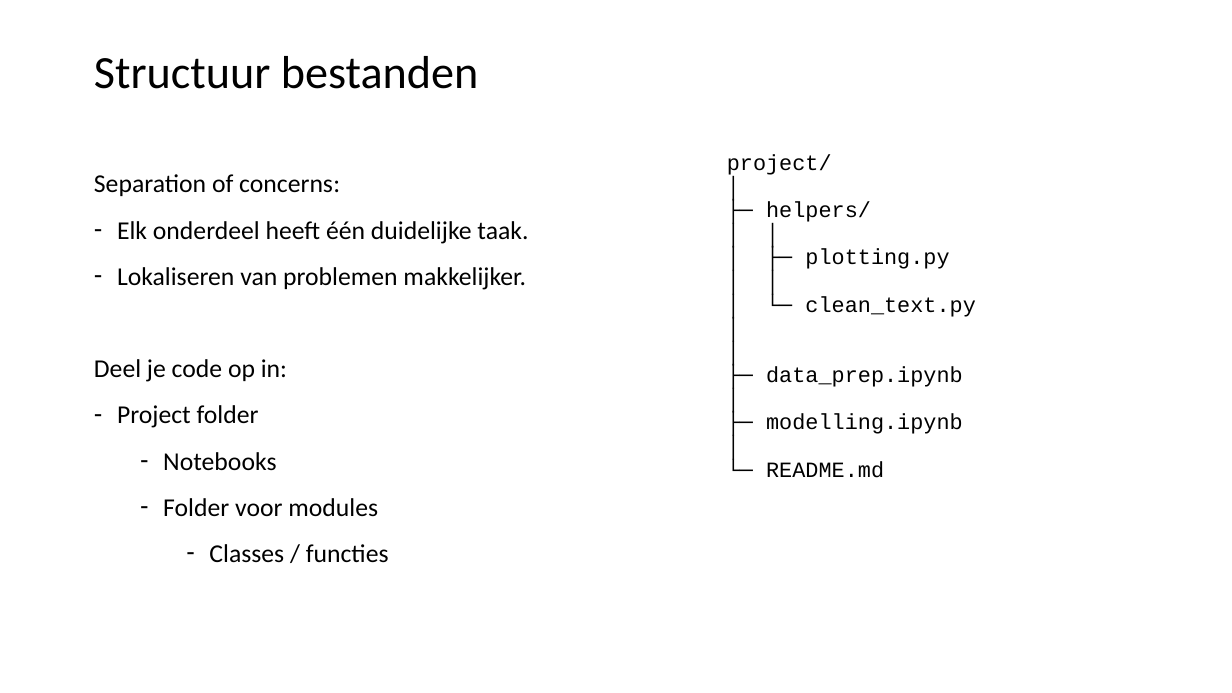
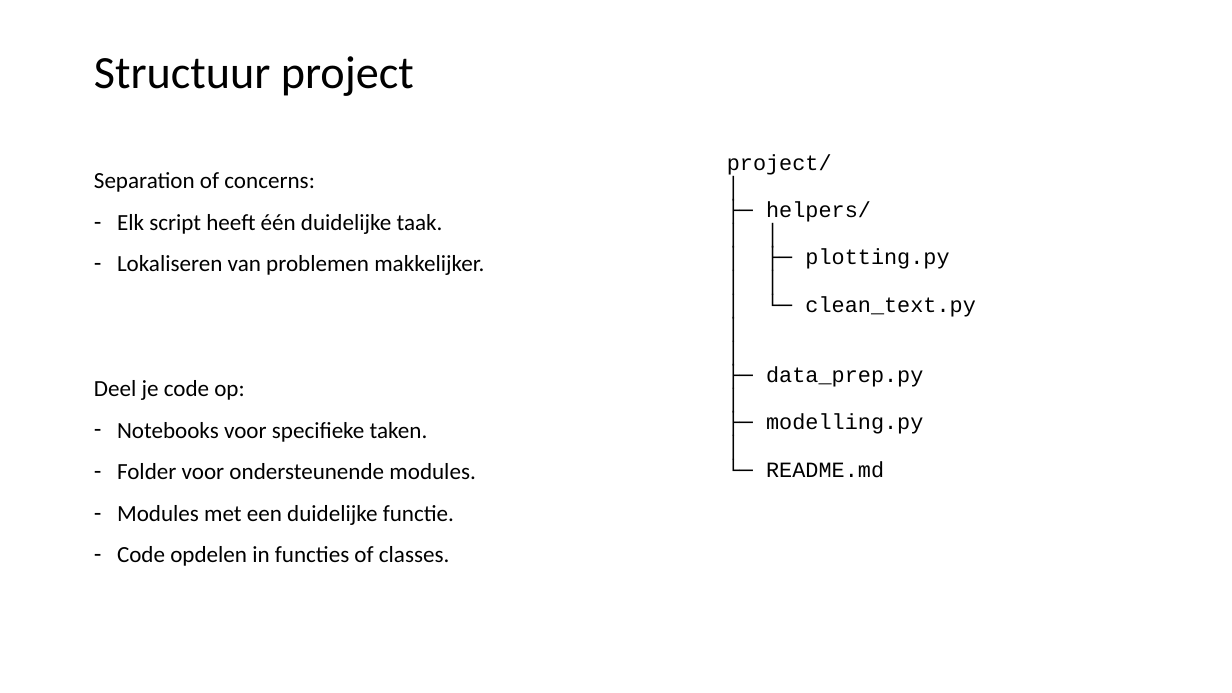
Before and after one commit to LFKoning/knowledge-sharing, a slide deck: slide 11 of python_course_4p/3_production_code/3_production_code.pptx (slide 12 before the commit). Drawn at 1232x693 pixels with LibreOffice and Linux fonts; fonts in the diff are those of the drawing. Boxes give left, top, right and bottom in pixels: in the first picture for what was removed or moved away, otherwise in the second. Text is boxed around its words. In the diff, an @@ line names an element or a change of style, - is before the commit and + after.

```diff
--- a/python_course_4p/3_production_code/3_production_code.pptx
+++ b/python_course_4p/3_production_code/3_production_code.pptx
@@ title at (94, 56, 414, 96): text changed @@
-Structuur bestanden
+Structuur project
@@ text at (94, 172, 484, 275): size 20 to 18 pt in "Separation of concerns:", "Lokaliseren van problemen makkelijker." @@
@@ text at (117, 214, 443, 234): text changed; size 20 to 18 pt @@
-– Elk onderdeel heeft één duidelijke taak.
+– Elk script heeft één duidelijke taak.
@@ text at (94, 380, 475, 566): text changed; size 20 to 18 pt @@
-Deel je code op in:
-– Project folder
-  – Notebooks
-  – Folder voor modules
-    – Classes / functies
+Deel je code op:
+– Notebooks voor specifieke taken.
+– Folder voor ondersteunende modules.
+– Modules met een duidelijke functie.
+– Code opdelen in functies of classes.
@@ text at (766, 367, 923, 387): text changed @@
-├─ data_prep.ipynb
+├─ data_prep.py
@@ text at (766, 414, 923, 434): text changed @@
-├─ modelling.ipynb
+├─ modelling.py
```
Also in this commit, not shown: 35 other slides changed, 3 slides added, 3 slides removed, 26 other files.
